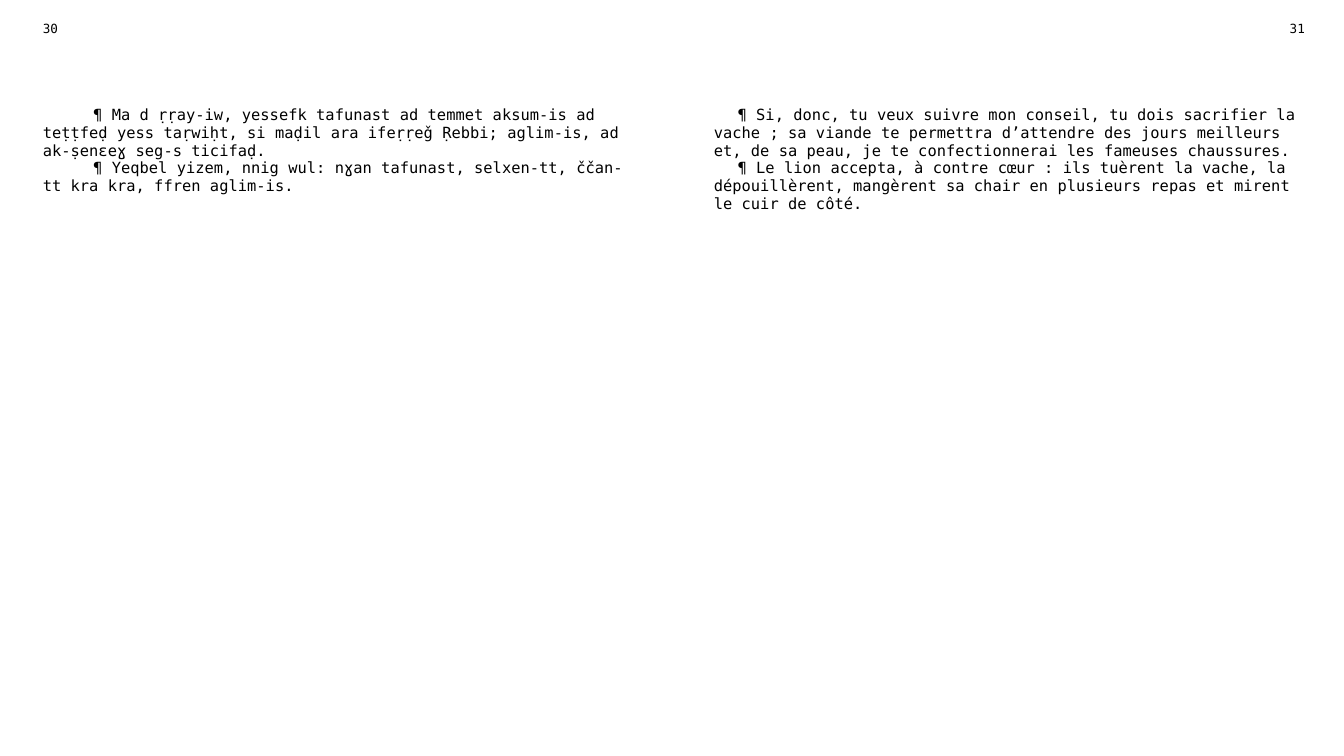
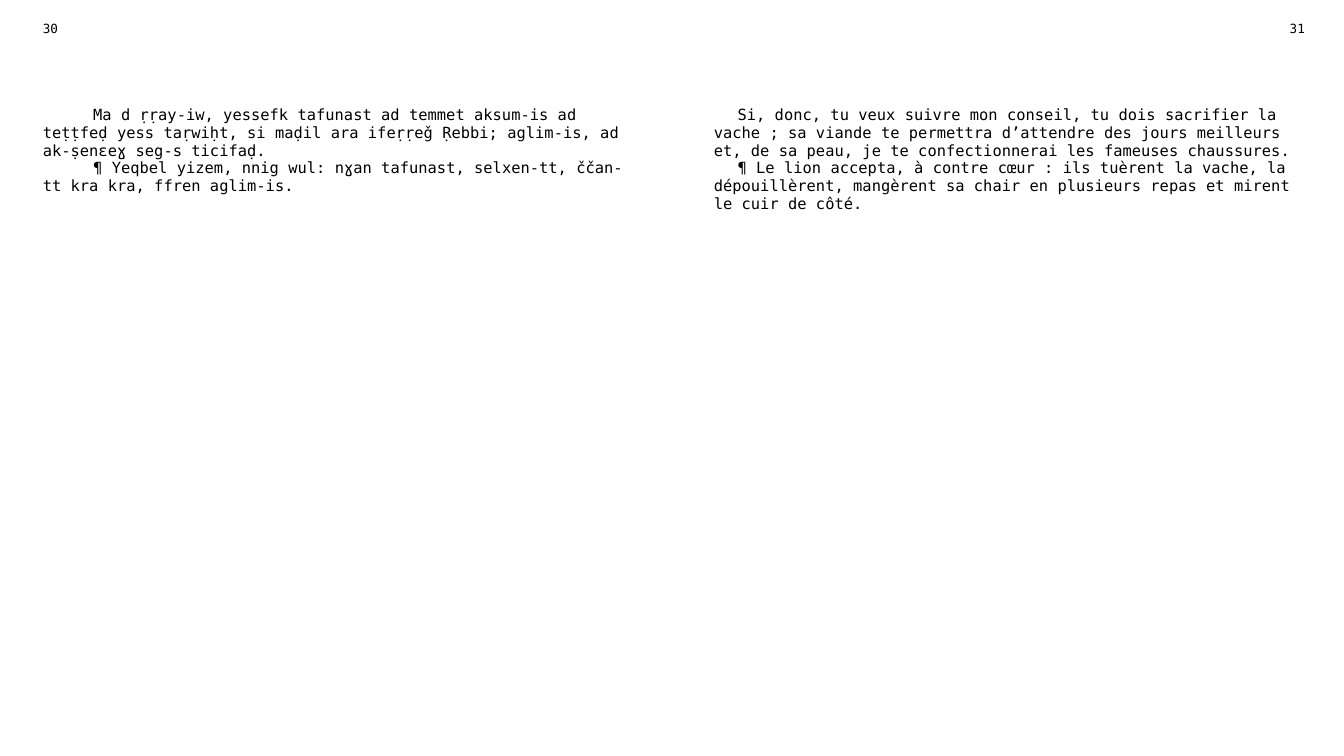
Before and after one commit to sferhah/tamacahut_n_wuccen, a slide deck: slide 11 of Uccen.ConsoleApp/uccen.pptx. Drawn at 1344x756 pixels with LibreOffice and Linux fonts; fonts in the diff are those of the drawing. Boxes give left, top, right and bottom in pixels: in the first picture for what was removed or moved away, otherwise in the second. Text is boxed around its words. In the diff, an @@ line names an element or a change of style, - is before the commit and + after.

```diff
--- a/Uccen.ConsoleApp/uccen.pptx
+++ b/Uccen.ConsoleApp/uccen.pptx
@@ table at [32,16,1315,729] @@
-row 3, column 1: ¶ Ma d ṛṛay-iw, yessefk tafunast ad temmet aksum-is ad teṭṭfeḍ yess taṛwiḥt, si maḍil ara ifeṛṛeǧ Ṛebbi; aglim-is, ad ak-ṣenɛeɣ seg-s ticifaḍ. / ¶ Yeqbel yizem, nnig wul: nɣan tafunast, selxen-tt, ččan-tt kra kra, ffren aglim-is.
+row 3, column 1: Ma d ṛṛay-iw, yessefk tafunast ad temmet aksum-is ad teṭṭfeḍ yess taṛwiḥt, si maḍil ara ifeṛṛeǧ Ṛebbi; aglim-is, ad ak-ṣenɛeɣ seg-s ticifaḍ. / ¶ Yeqbel yizem, nnig wul: nɣan tafunast, selxen-tt, ččan-tt kra kra, ffren aglim-is.
-row 3, column 3: ¶ Si, donc, tu veux suivre mon conseil, tu dois sacrifier la vache ; sa viande te permettra d’attendre des jours meilleurs et, de sa peau, je te confectionnerai les fameuses chaussures. / ¶ Le lion accepta, à contre cœur : ils tuèrent la vache, la dépouillèrent, mangèrent sa chair en plusieurs repas et mirent le cuir de côté.
+row 3, column 3: Si, donc, tu veux suivre mon conseil, tu dois sacrifier la vache ; sa viande te permettra d’attendre des jours meilleurs et, de sa peau, je te confectionnerai les fameuses chaussures. / ¶ Le lion accepta, à contre cœur : ils tuèrent la vache, la dépouillèrent, mangèrent sa chair en plusieurs repas et mirent le cuir de côté.
```
Also in this commit, not shown: 14 other slides changed, 3 other files.
